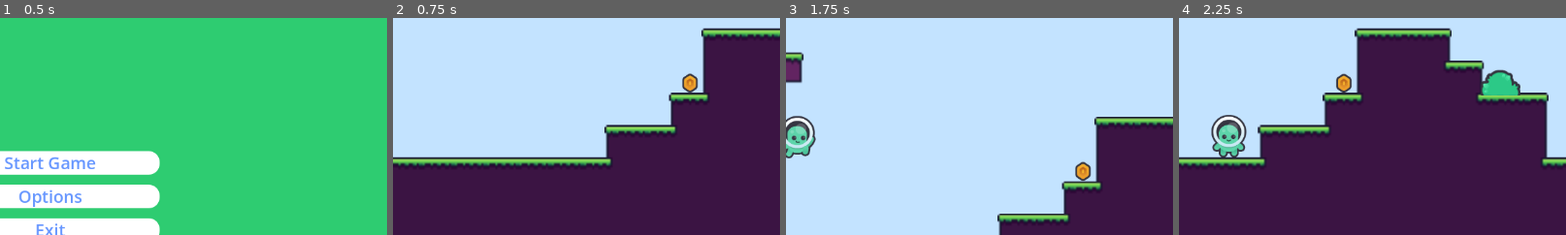
Above: before the commit, frames 1-4 (left to right).
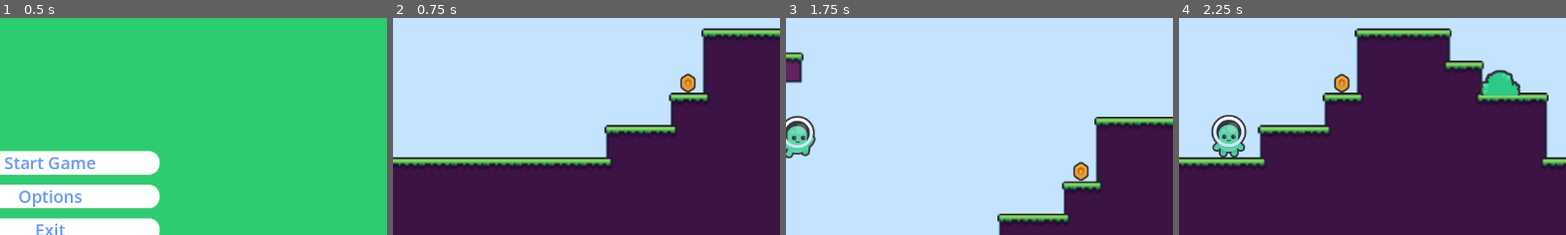
Above: after the commit, the same moments.

Repository: Amelieve/veilleux-amelie-tp2
Game: Godot game, scene res://main_menu.tscn
Two runs of this game, one before a commit and one after it. Both use one fixed random seed, a clock stepped at 60 frames per second and the inputs below.
Inputs:
- Up to frame 1 (0.5 s): no input
- Up to frame 2 (0.75 s): click "Start Game" at 0.5 s
- Up to frame 3 (1.75 s): tap Enter at 1.25 s; hold D (move_right) from 1.28 s (still down); tap W (jump) at 1.52 s
- Up to frame 4 (2.25 s): keep holding D (move_right)
The pictures show only the part of the screen within x 44-93%, y 25-75%; the shares and areas given below are measured in that part.

Frame 1 is identical in both runs. In frame 2, 0.3% of the frame differs, in the area x 74-79%, y 25-35%; in frame 3, 0.3%; in frame 4, 0.3%.

Commit message:
main_menu

Diff:
--- a/area.tscn
+++ b/area.tscn
@@ -341,7 +341,7 @@
 tile_set = SubResource("TileSet_fy505")
 format = 2
 layer_0/name = "one_way_ground"
-layer_0/tile_data = PackedInt32Array(196634, 131072, 0, 1966 …(651 unchanged characters)… 2, -2, 0, 1, -65538, 0, 1, -131074, 0, 0)
+layer_0/tile_data = PackedInt32Array(196634, 131072, 0, 1966 …(651 unchanged characters)… 2, -2, 0, 1, -65538, 0, 1, -131074, 0, 0, -131039, 0, 0, -131038, 65536, 0, -65502, 65536, 1, 34, 65536, 2, 35, 131072, 2, -65501, 131072, 1, -131037, 131072, 0, -65503, 0, 1, 33, 0, 2)
 layer_1/name = "ground"
 layer_1/tile_data = PackedInt32Array(262158, 65536, 5, 196622, 65536, 5, 131086, 65536, 5, 65550, 65536, 5, 14, 65536,  …(10165 unchanged characters)…
 
@@ -372,7 +372,7 @@
 scale = Vector2(0.0667238, 0.0871976)
 
 [node name="Coin2" parent="Coins" instance=ExtResource("7_pax0r")]
-position = Vector2(218, -38)
+position = Vector2(217, -38)
 scale = Vector2(0.0667238, 0.0871976)
 
 [node name="Coin3" parent="Coins" instance=ExtResource("7_pax0r")]
--- a/area_02.tscn
+++ b/area_02.tscn
@@ -4,16 +4,16 @@
 
 [node name="Area_02" instance=ExtResource("1_yyccm")]
 
-[node name="TileMap" parent="." index="0"]
+[node name="TileMap" parent="." index="1"]
 layer_1/tile_data = PackedInt32Array(262158, 65536, 5, 196622, 65536, 5, 131086, 65536, 5, 65550, 65536, 5, 14, 65536,  …(18494 unchanged characters)…
 
-[node name="buisson_01" parent="." index="1"]
+[node name="buisson_01" parent="." index="2"]
 visible = false
 
-[node name="buisson_02" parent="." index="2"]
+[node name="buisson_02" parent="." index="3"]
 visible = false
 
-[node name="Area2D" parent="." index="3"]
+[node name="Area2D" parent="." index="4"]
 visible = false
 
 [node name="Coins" parent="." index="7"]
--- a/main_menu.tscn
+++ b/main_menu.tscn
@@ -21,8 +21,8 @@
 script = ExtResource("1_06t4h")
 
 [node name="Sprite2D" type="Sprite2D" parent="."]
-position = Vector2(565, 318.774)
-scale = Vector2(6.14359, 4.87444)
+position = Vector2(577, 329.274)
+scale = Vector2(5.93846, 4.72336)
 texture = ExtResource("2_7vrkn")
 region_enabled = true
 region_rect = Rect2(39.4945, 561.913, 195.657, 139.755)
